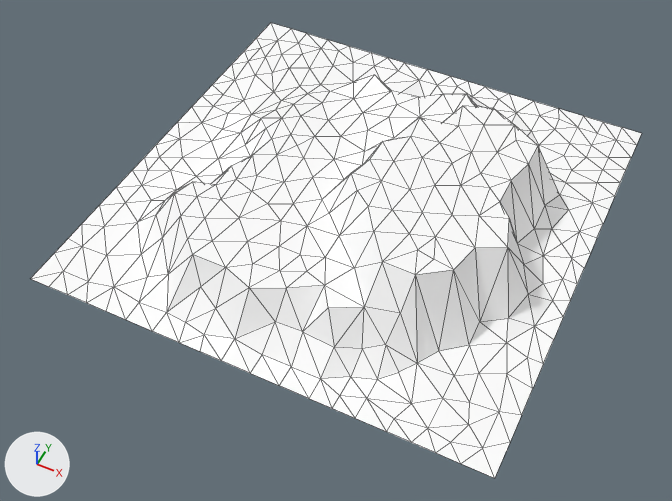
A saved change to the FBX model LSystemsMG/Content/terrain-tiles/terrain003.fbx.
One viewpoint serves both versions: a 50 mm camera at (55.2, -40.8, 72.7) aimed at (25.5, 18.6, -1.5). The axes (+X, +Y, +Z) are drawn at lower left. The lights are the same throughout. Mesh edges are drawn as thin lines.

The first picture shows 'CPT_Terrain_M_f_21'.
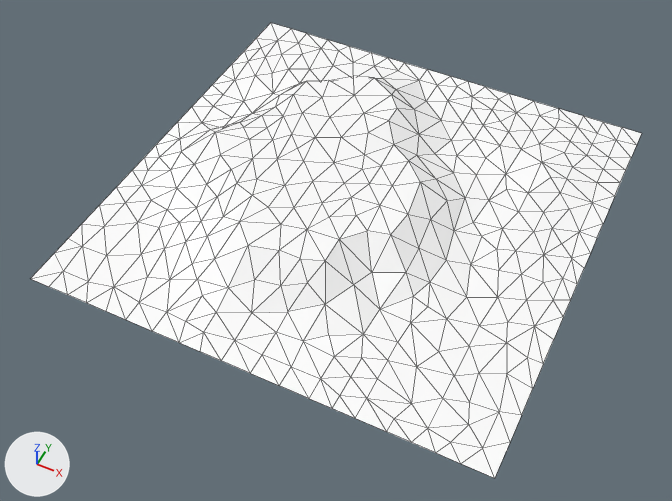
Commit message: slightly more interesting terrain

Edits to the bpy script that builds the scene:
```text
Change me_cpt_terrain_m_f_21_004:
    used by ob_cpt_terrain_m_f_21; location = (0.0, 0.0, 0.0)
    remove me_cpt_terrain_m_f_21_004.from_pydata(...)  # 347 vertices, 618 faces; spans x 0.0..50.0, y 0.0..50.0, z -0.1..7.6
    add me_cpt_terrain_m_f_21_004.from_pydata(...)  # 346 vertices, 616 faces; spans x 0.0..50.0, y 0.0..50.0, z -0.1..4.1
    me_cpt_terrain_m_f_21_004 part 1
    1 vertex is removed from x 38.3, y 6.0, z 0.4
    4 faces are deleted
    19 vertices in x 12.5..45.3, y 4.3..28.1, z 0.6..4.6 move by (0.0, 0.0, -0.6)
    13 vertices in x 15.6..27.3, y 11.7..38.7, z 4.4..4.6 move by (0.0, 0.0, -0.5)
    10 vertices in x 25.8..32.0, y 18.6..29.3, z 7.4..7.5 move by (0.0, 0.0, -3.5)
    9 vertices in x 3.9..46.9, y 2.3..44.5, z -0.1..0.0 move by (0.0, 0.0, 0.2)
    6 vertices in x 33.6..41.4, y 11.9..35.9, z 7.4..7.6 move by (0.0, 0.0, -7.1)
    6 vertices in x 14.8..47.7, y 2.5..46.1, z 0.0..0.1 move by (0.0, 0.0, 0.1)
    132 vertices move from x 3.9..47.7, y 2.0..45.3, z -0.1..7.6 to x 3.9..47.7, y 2.0..45.3, z -0.1..4.1
    2 new faces join them
```

Pixel boxes [x1, y1, x2, y2] of what changed, in the pictures (672 x 501 px):
part 1 of me_cpt_terrain_m_f_21_004, cut back: [138, 54, 631, 401] in both
